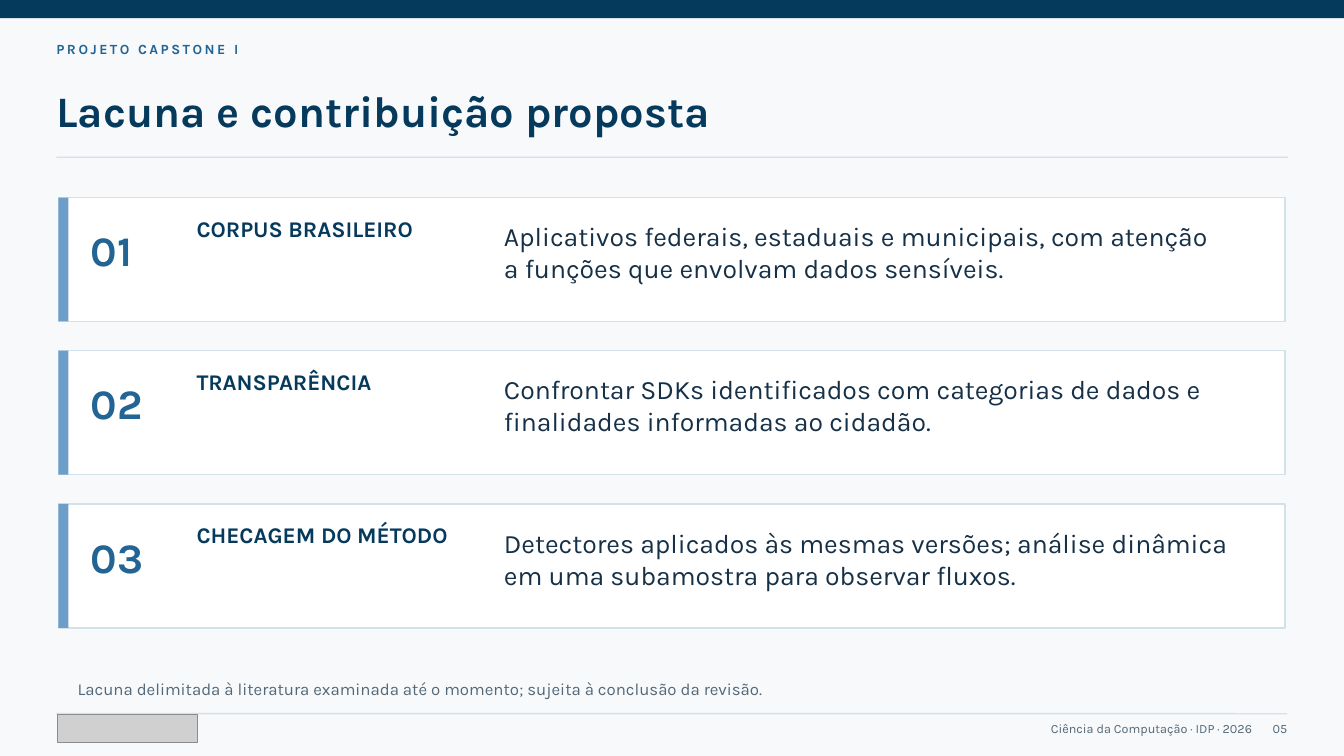
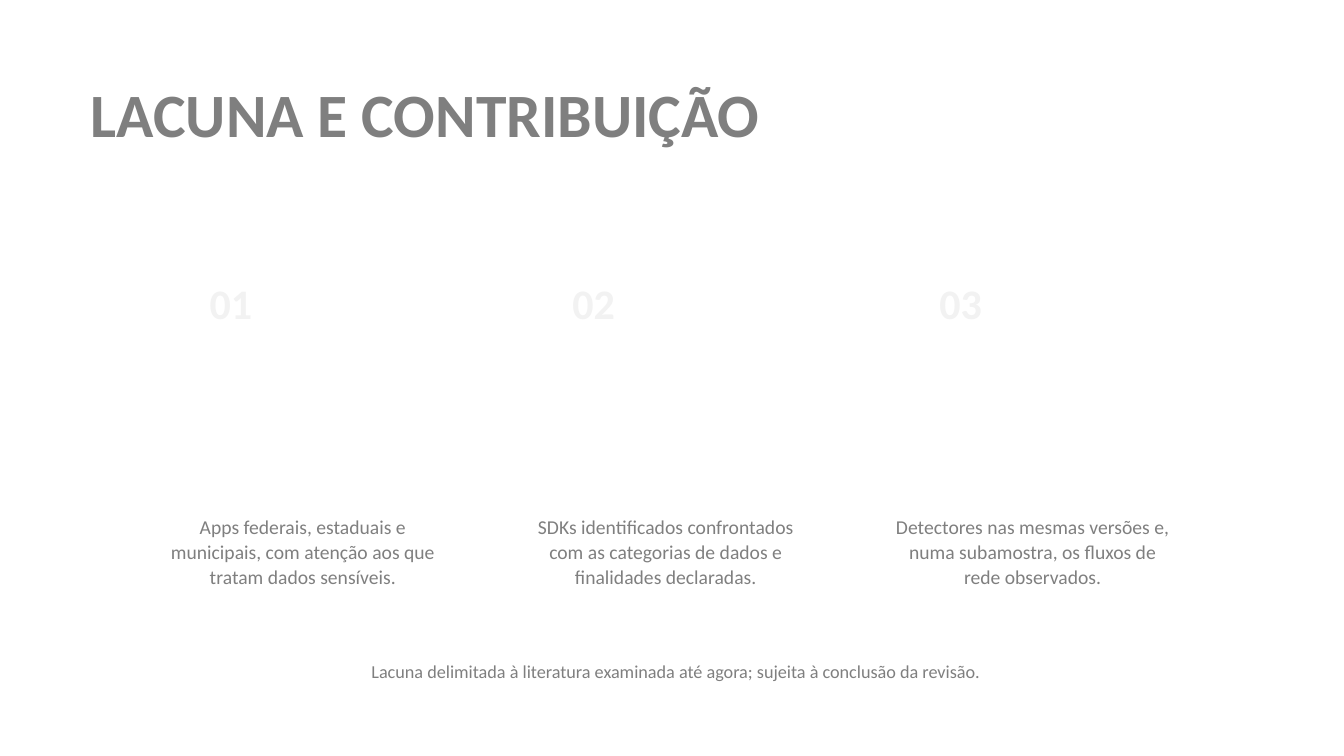
Before and after one commit to ClaudioAMF1/TCC, a slide deck: slide 5 of tcc/apresentacao/simulacao-defesa-rascunho.pptx. Drawn at 1344x756 pixels with LibreOffice and Linux fonts; fonts in the diff are those of the drawing; grey boxes stand for pictures; background and template pictures are left out. Boxes give left, top, right and bottom in pixels: in the first picture for what was removed or moved away, otherwise in the second. Text is boxed around its words. In the diff, an @@ line names an element or a change of style, - is before the commit and + after.

```diff
--- a/tcc/apresentacao/simulacao-defesa-rascunho.pptx
+++ b/tcc/apresentacao/simulacao-defesa-rascunho.pptx
@@ background #F7F9FB to picture (left out) @@
@@ rectangle removed at bbox=[0, 0, 1344, 18] @@
@@ text removed at bbox=[56, 44, 238, 54] @@
-PROJETO CAPSTONE I
@@ text at bbox=[91, 87, 760, 148]: text changed; size 31 to 44 pt; font Karla to Calibri; text colour #063A5C to #7F7F7F @@
-Lacuna e contribuição proposta
+LACUNA E CONTRIBUIÇÃO
@@ line removed from (56, 157) to (1289, 157) @@
@@ rectangle removed at bbox=[58, 198, 1286, 322] @@
@@ rectangle removed at bbox=[58, 198, 69, 322] @@
@@ text at bbox=[197, 222, 412, 238]: text changed; size 16 to 20 pt; font Karla to Calibri; text colour #063A5C to #FFFFFF @@
-CORPUS BRASILEIRO
+Corpus brasileiro
@@ text "01": place and size @@
-text "01" at bbox=[91, 238, 132, 267]
+text "01" at bbox=[210, 277, 401, 338]
@@ text "02": place and size @@
-text "02" at bbox=[91, 391, 143, 420]
+text "02" at bbox=[573, 277, 764, 338]
@@ font Karla to Calibri, text colour #226493 to #F2F2F2; vertical alignment middle to top in 3 elements at bbox=[210, 277, 401, 338], bbox=[573, 277, 764, 338], bbox=[940, 277, 1131, 338] @@
@@ text "03": place and size @@
-text "03" at bbox=[91, 545, 144, 574]
+text "03" at bbox=[940, 277, 1131, 338]
@@ rectangle removed at bbox=[58, 351, 1286, 475] @@
@@ rectangle removed at bbox=[58, 351, 69, 475] @@
@@ text at bbox=[197, 369, 372, 391]: text changed; size 16 to 20 pt; font Karla to Calibri; text colour #063A5C to #FFFFFF @@
-TRANSPARÊNCIA
+Transparência
@@ rectangle removed at bbox=[58, 504, 1286, 628] @@
@@ rectangle removed at bbox=[58, 504, 69, 628] @@
@@ text at bbox=[171, 520, 434, 584]: text changed; size 19 to 14 pt; font Karla to Calibri; text colour #163147 to #7F7F7F @@
-Aplicativos federais, estaduais e municipais, com atenção a funções que envolvam dados sensíveis.
+Apps federais, estaduais e municipais, com atenção aos que tratam dados sensíveis.
@@ text at bbox=[197, 523, 447, 544]: text changed; size 16 to 20 pt; font Karla to Calibri; text colour #063A5C to #FFFFFF @@
-CHECAGEM DO MÉTODO
+Checagem do método
@@ text removed at bbox=[504, 532, 1227, 592] @@
-Detectores aplicados às mesmas versões; análise dinâmica em uma subamostra para observar fluxos.
@@ vertical alignment middle to top in 7 elements at bbox=[371, 665, 979, 681], bbox=[91, 87, 760, 148], bbox=[210, 348, 406, 469], bbox=[573, 348, 769, 469], bbox=[940, 348, 1136, 469], bbox=[171, 520, 434, 584], bbox=[538, 520, 794, 584] @@
@@ text at bbox=[538, 520, 794, 584]: text changed; size 19 to 14 pt; font Karla to Calibri; text colour #163147 to #7F7F7F @@
-Confrontar SDKs identificados com categorias de dados e finalidades informadas ao cidadão.
+SDKs identificados confrontados com as categorias de dados e finalidades declaradas.
@@ text added at bbox=[896, 521, 1169, 584], 14 pt, text #7F7F7F @@
+Detectores nas mesmas versões e, numa subamostra, os fluxos de rede observados.
@@ text at bbox=[371, 665, 979, 681]: text changed; size 12 to 13 pt; font Karla to Calibri; text colour #536878 to #7F7F7F @@
-Lacuna delimitada à literatura examinada até o momento; sujeita à conclusão da revisão.
+Lacuna delimitada à literatura examinada até agora; sujeita à conclusão da revisão.
@@ line removed from (56, 714) to (1288, 714) @@
@@ picture removed at bbox=[57, 715, 198, 743] @@
@@ text removed at bbox=[1051, 724, 1252, 736] @@
-Ciência da Computação · IDP · 2026
@@ text removed at bbox=[1273, 725, 1288, 733] @@
-05
```
Also in this commit, not shown: 10 other slides changed, 5 slides added, 4 slides removed, 3 other files.
